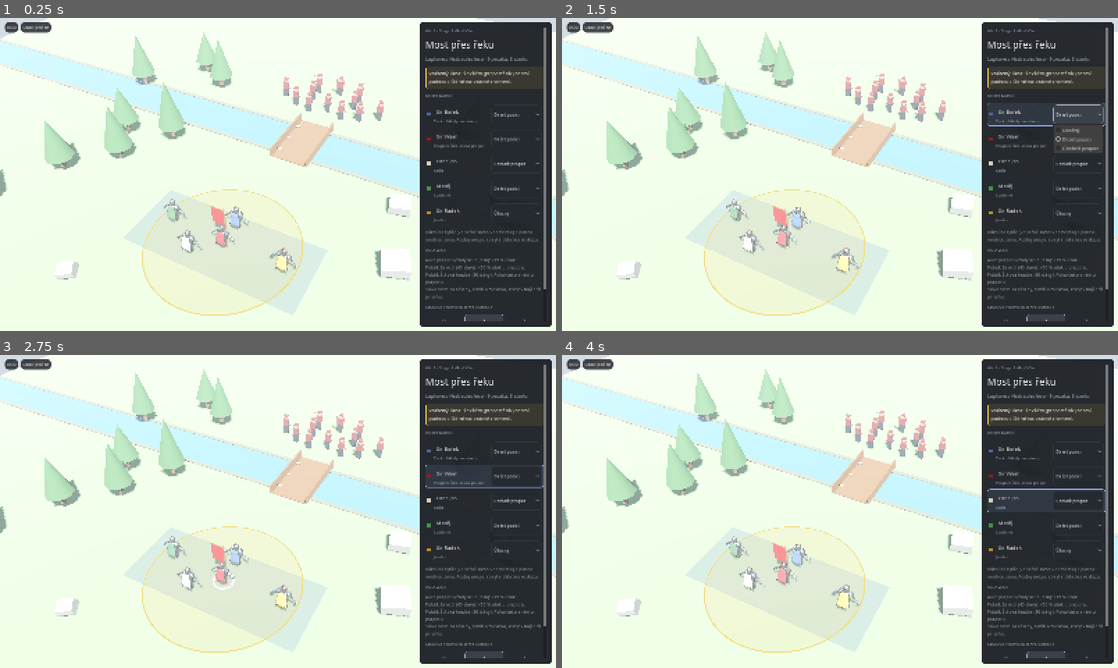
Above: before the commit, frames 1-4 (two rows, left to right).
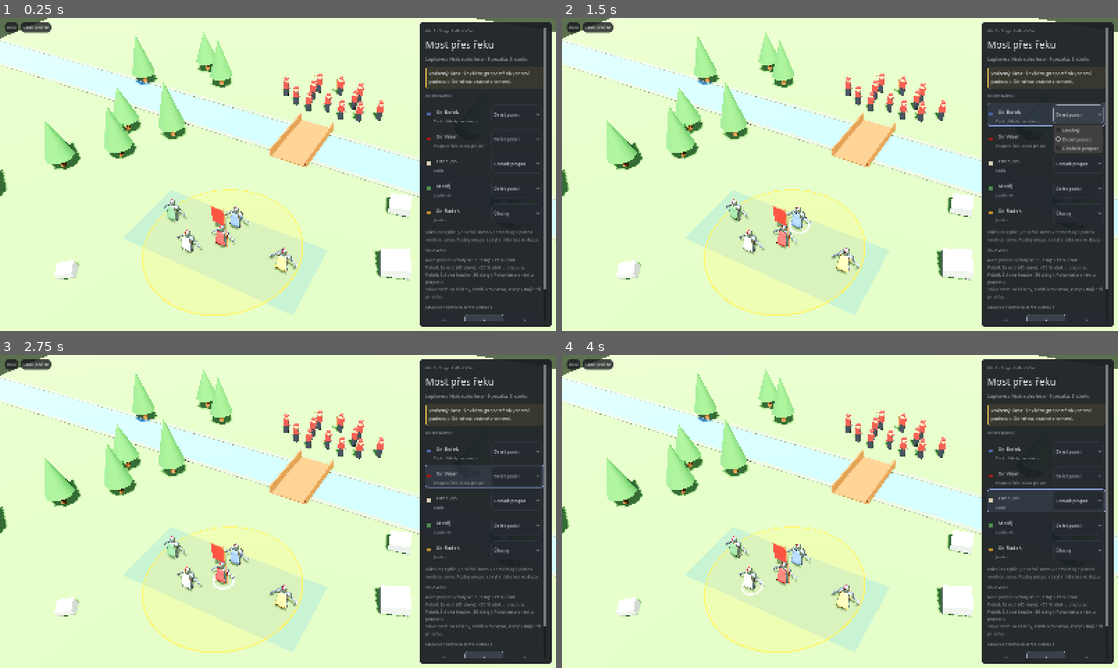
Above: after the commit, the same moments.

Repository: tomaspatolan-bit/roguelike
Game: Godot game, scene res://scenes/battle/battle.tscn
Same seed, same stepped clock (60 frames per second), same inputs: the game is played once before the commit and once after it.
Inputs:
- Up to frame 1 (0.25 s): no input
- Up to frame 2 (1.5 s): click "Sir Bořek" at 0.5 s; click "Držet pozici" at 1.25 s
- Up to frame 3 (2.75 s): click "Sir Vilém" at 2 s
- Up to frame 4 (4 s): click "Držet pozici" at 2.75 s; click "Otec Jan" at 3.5 s

The runs differ from the first frame. In frame 1, 67% of the frame differs, in the area x 0-100%, y 0-100%; in frame 2, 67%; in frame 3, 67%; in frame 4, 67%.

Commit message:
Vizuál bojiště: bez mlhy, víc kontrastu, pilíře mostu pod mostovkou
Co-Authored-By: Claude Opus 5.5 <noreply@anthropic.com>
Claude-Session: https://claude.ai/code/session_01YTcC7gpzrVVeumCwLBkTTm

Diff:
--- a/scripts/battle/battlefield.gd
+++ b/scripts/battle/battlefield.gd
@@ -64,20 +64,21 @@
 	env.background_mode = Environment.BG_SKY
 	env.sky = sky
 	env.ambient_light_source = Environment.AMBIENT_SOURCE_SKY
-	env.ambient_light_energy = 0.9
+	env.ambient_light_energy = 0.55
 	env.reflected_light_source = Environment.REFLECTION_SOURCE_SKY
-	env.tonemap_mode = Environment.TONE_MAPPER_FILMIC
+	env.tonemap_mode = Environment.TONE_MAPPER_ACES
+	env.tonemap_exposure = 0.95
 	env.ssao_enabled = true
-	env.fog_enabled = true
-	env.fog_light_color = Color("#b5c1cc")
-	env.fog_density = 0.006
+	env.adjustment_enabled = true
+	env.adjustment_contrast = 1.12
+	env.adjustment_saturation = 1.1
 	var we := WorldEnvironment.new()
 	we.environment = env
 	root.add_child(we)
 
 	var sun := DirectionalLight3D.new()
 	sun.rotation_degrees = Vector3(-52, 35, 0)
-	sun.light_energy = 1.25
+	sun.light_energy = 1.5
 	sun.shadow_enabled = true
 	sun.directional_shadow_max_distance = 70.0
 	root.add_child(sun)
@@ -87,7 +88,7 @@
 	var gm := PlaneMesh.new()
 	gm.size = Vector2(80, 80)
 	ground.mesh = gm
-	ground.material_override = mat(Color("#7d9363"), 0.95)
+	ground.material_override = mat(Color("#5f7a45"), 0.95)
 	root.add_child(ground)
 
 	var lo: float = scenario["river_lo"]
@@ -105,7 +106,7 @@
 	for sx: float in [-1.0, 1.0]:
 		box(root, Vector3(0.12, 0.7, bridge_len), to_world(Vector2(sx * half * 1.2, (lo + hi) / 2.0), 0.4), wood)
 		for y in [lo + 0.3, (lo + hi) / 2.0, hi - 0.3]:
-			cylinder(root, 0.16, 0.16, 0.5, to_world(Vector2(sx * half, y), -0.1), mat(Color("#8f8d89")), 8)
+			cylinder(root, 0.16, 0.16, 0.3, to_world(Vector2(sx * half, y), -0.13), mat(Color("#8f8d89")), 8)
 
 	# --- stromy a kameny ---
 	var leaf := mat(Color("#3f6b38"), 0.95)
